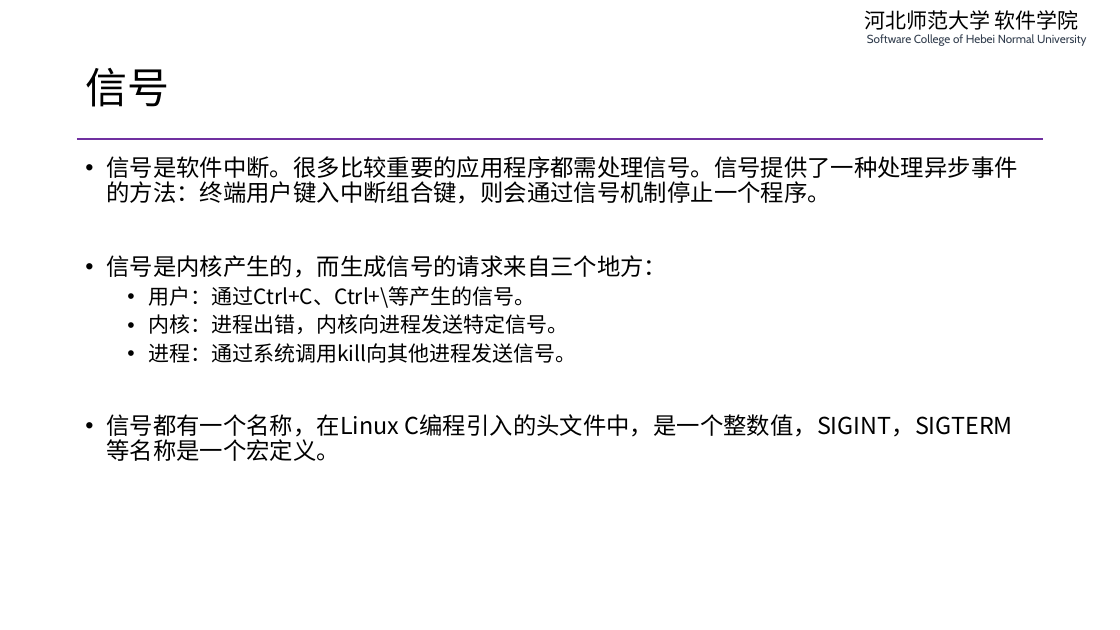
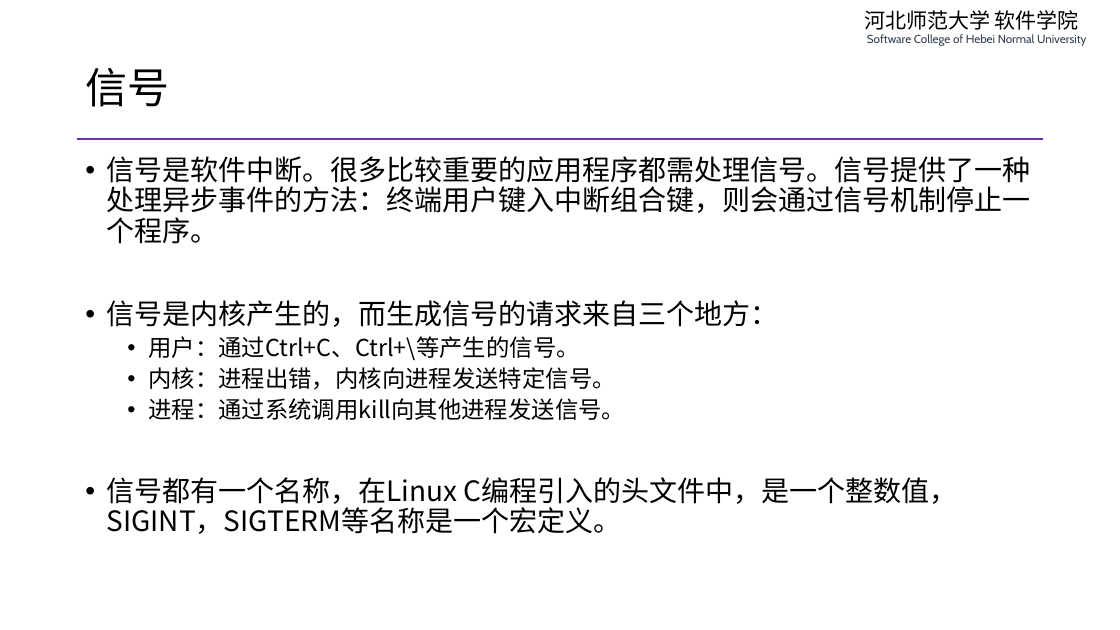
Before and after one commit to edu2act/course-php-serverside-development-on-linux, a slide deck: slide 10 of materials/slides/ch06-php-process-control.pptx. Drawn at 1120x630 pixels with LibreOffice and Linux fonts; fonts in the diff are those of the drawing. Boxes give left, top, right and bottom in pixels: in the first picture for what was removed or moved away, otherwise in the second. Text is boxed around its words. In the diff, an @@ line names an element or a change of style, - is before the commit and + after.

```diff
--- a/materials/slides/ch06-php-process-control.pptx
+++ b/materials/slides/ch06-php-process-control.pptx
@@ text "信号是软件中断。很多比较重要的应用程序都需处理信号。信号提供了一种处理异步事件的方法：终端用户键入中断组合键，则会通过信 ..." at bbox=[106, 156, 1030, 534]: size 20 to 24 pt in "信号是软件中断。很多比较重要的应用程序都需处理信号。信号提供了一种处理异步事件的方法：终端用户键入中断组合键，则会通过信 ...", "信号是内核产生的，而生成信号的请求来自三个地方：", "信号都有一个名称，在Linux C编程引入的头文件中，是一个整数值，SIGINT，SIGTERM等名称是一个宏定义。"; size 18 to 20 pt in "用户：通过Ctrl+C、Ctrl+\等产生的信号。", "内核：进程出错，内核向进程发送特定信号。", "进程：通过系统调用kill向其他进程发送信号。" @@
```
Also in this commit, not shown: 7 other slides changed, 3 other files.
